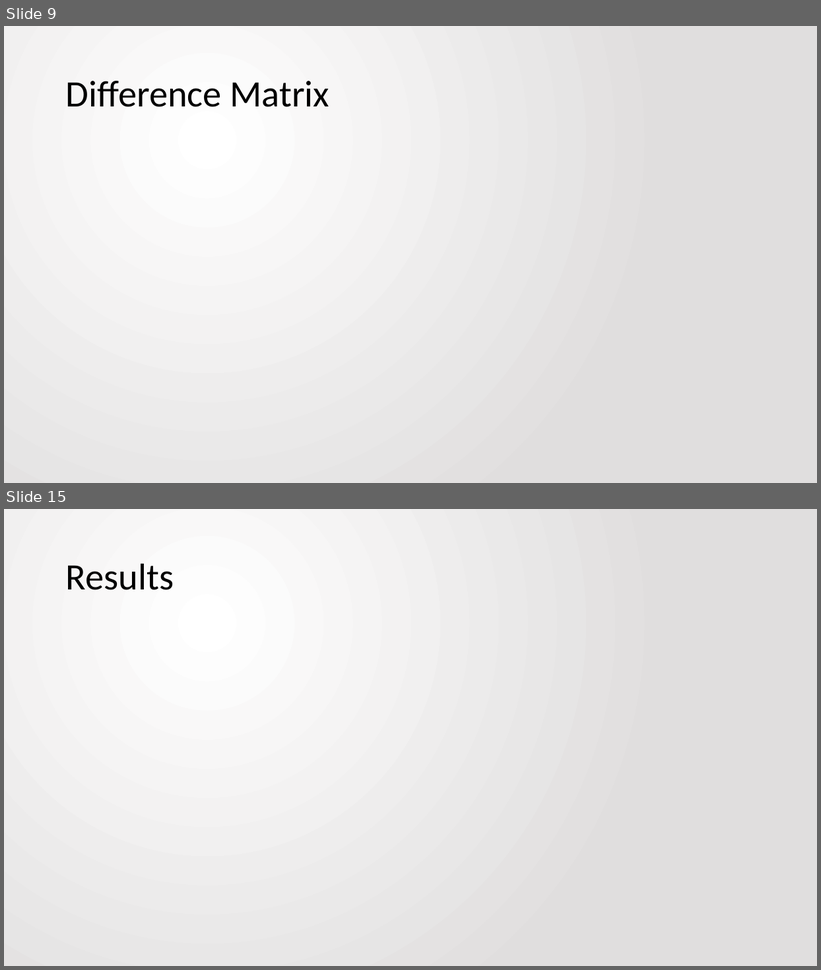
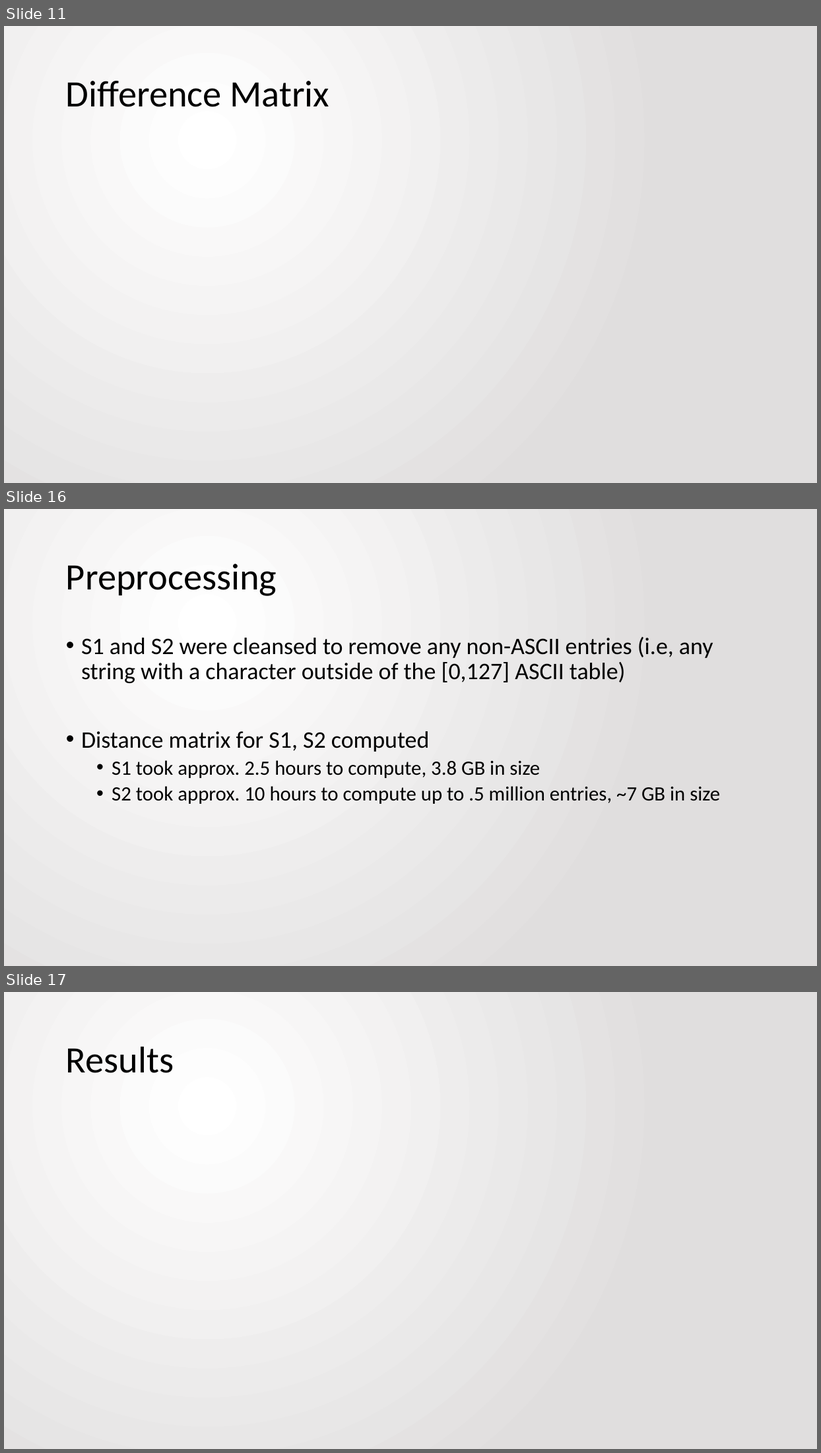
Before and after one commit to jbfitz/EECS405, a slide deck: Final Paper/presentation.pptx. Shown one above the other, each under a label of ours: slides 9 and 15 before the commit, slides 11, 16 and 17 after it; the slides between them are not shown. The pictures are 821x970 and 821x1453 pixels, drawn with LibreOffice and Linux fonts; fonts in the diff are those of the drawing; grey boxes stand for pictures. Boxes give left, top, right and bottom in pixels: in the first picture for what was removed or moved away, otherwise in the second. Text is boxed around its words. In the diff, an @@ line names an element or a change of style, - is before the commit and + after.

```diff
--- a/Final Paper/presentation.pptx
+++ b/Final Paper/presentation.pptx
@@ slide 16 added at <box>4,509,817,966</box>, background gradient #FFFFFF to #E1DFDF @@
@@ title added at <box>66,564,277,596</box>, 44 pt, text #000000 @@
+Preprocessing
@@ text added at <box>81,637,720,804</box>, 28 pt, text #000000 @@
+• S1 and S2 were cleansed to remove any non-ASCII entries (i.e, any string with a character outside of the [0,127] ASCII table)
+• Distance matrix for S1, S2 computed
+  • S1 took approx. 2.5 hours to compute, 3.8 GB in size
+  • S2 took approx. 10 hours to compute up to .5 million entries, ~7 GB in size
@@ what was slide 9 is now slide 11 @@
@@ what was slide 15 is now slide 17 @@
```
Also in this commit, not shown: 4 slides changed, 5 other slides added, 4 slides removed.
